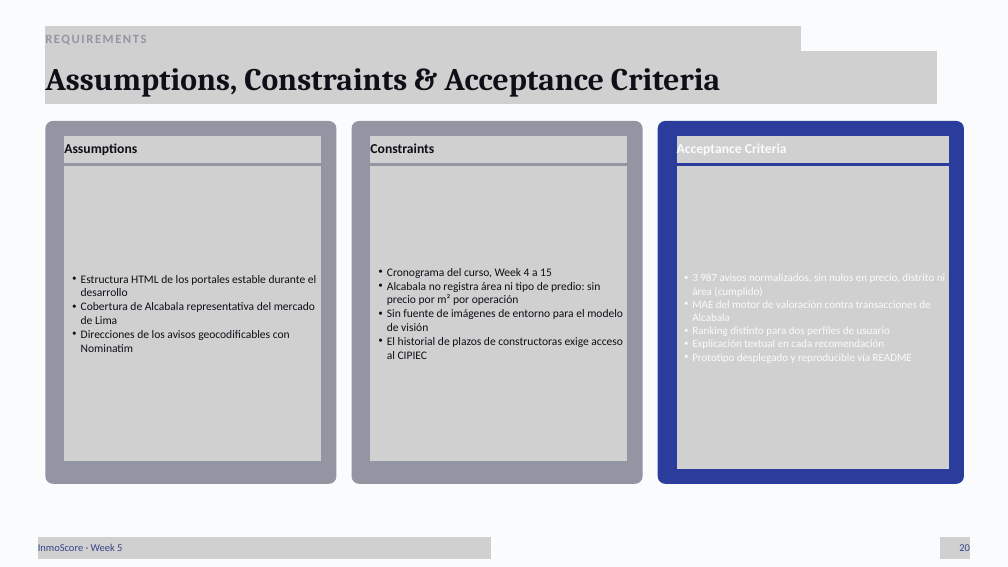
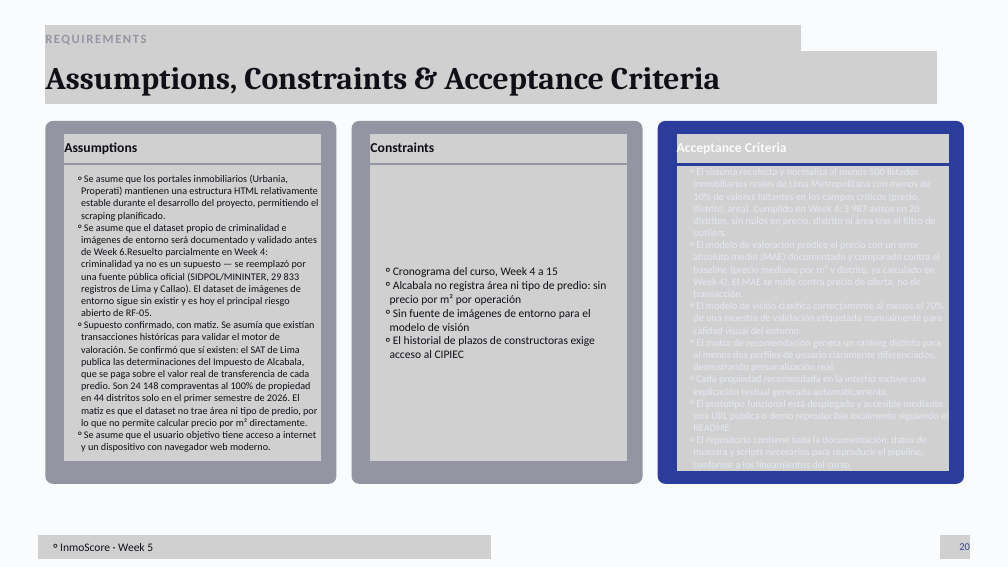
Before and after one commit to Jyns123/DPD, a slide deck: slide 20 of deliveries/week05/PresentationWeek05.pptx. Drawn at 1008x567 pixels with LibreOffice and Linux fonts; fonts in the diff are those of the drawing; grey boxes stand for pictures. Boxes give left, top, right and bottom in pixels: in the first picture for what was removed or moved away, otherwise in the second. Text is boxed around its words. In the diff, an @@ line names an element or a change of style, - is before the commit and + after.

Commit message:
feat: presentation week 5

```diff
--- a/deliveries/week05/PresentationWeek05.pptx
+++ b/deliveries/week05/PresentationWeek05.pptx
@@ picture added at [64,134,321,162] @@
@@ picture added at [370,134,627,162] @@
@@ picture added at [677,134,949,162] @@
@@ picture added at [64,165,321,461] @@
@@ text at [81,175,318,452]: text changed; size 16.5 to 14.5 pt @@
-  • Estructura HTML de los portales estable durante el desarrollo
-  • Cobertura de Alcabala representativa del mercado de Lima
-  • Direcciones de los avisos geocodificables con Nominatim
+    ⚬ Se asume que los portales inmobiliarios (Urbania, Properati) mantienen una estructura HTML relativamente estable durante el desarrollo del proyecto, permitiendo el scraping planificado.
+    ⚬ Se asume que el dataset propio de criminalidad e imágenes de entorno será documentado y validado antes de Week 6.Resuelto parcialmente en Week 4: criminalidad ya no es un supuesto — se reemplazó por una fuente pública oficial (SIDPOL/MININTER, 29 833 registros de Lima y Callao). El dataset de imágenes de entorno sigue sin existir y es hoy el principal riesgo abierto de RF-05.
+    ⚬ Supuesto confirmado, con matiz. Se asumía que existían transacciones históricas para validar el motor de valoración. Se confirmó que sí existen: el SAT de Lima publica las determinaciones del Impuesto de Alcabala, que se paga sobre el valor real de transferencia de cada predio. Son 24 148 compraventas al 100% de propiedad en 44 distritos solo en el primer semestre de 2026. El matiz es que el dataset no trae área ni tipo de predio, por lo que no permite calcular precio por m² directamente.
+    ⚬ Se asume que el usuario objetivo tiene acceso a internet y un dispositivo con navegador web moderno.
@@ text "Cronograma del curso, Week 4 ..." at [390,267,606,358]: bullet • to ⚬; list level 2 to 3 in "Cronograma del curso, Week 4 ..."; list level 2 to 3 in "Alcabala no registra área ni ..."; list level 2 to 3 in "Sin fuente de imágenes de ..."; list level 2 to 3 in "El historial de plazos de ..." @@
@@ picture added at [370,165,627,461] @@
@@ picture added at [677,165,949,471] @@
@@ text removed at [692,271,945,364] @@
-  • 3 987 avisos normalizados, sin nulos en precio, distrito ni área (cumplido)
-  • MAE del motor de valoración contra transacciones de Alcabala
-  • Ranking distinto para dos perfiles de usuario
-  • Explicación textual en cada recomendación
-  • Prototipo desplegado y reproducible vía README
@@ text "InmoScore · Week 5" at [60,543,153,551]: size 15 to 16.5 pt, text colour #35448A to #0F1017; bullet none to ⚬; list level 1 to 3 in "InmoScore · Week 5"; line spacing 18pt to 19.8pt @@
@@ picture added at [38,535,491,559] @@
@@ picture added at [939,535,970,559] @@
```
Also in this commit, not shown: 17 other slides changed, 1 slide added, 1 slide removed.
